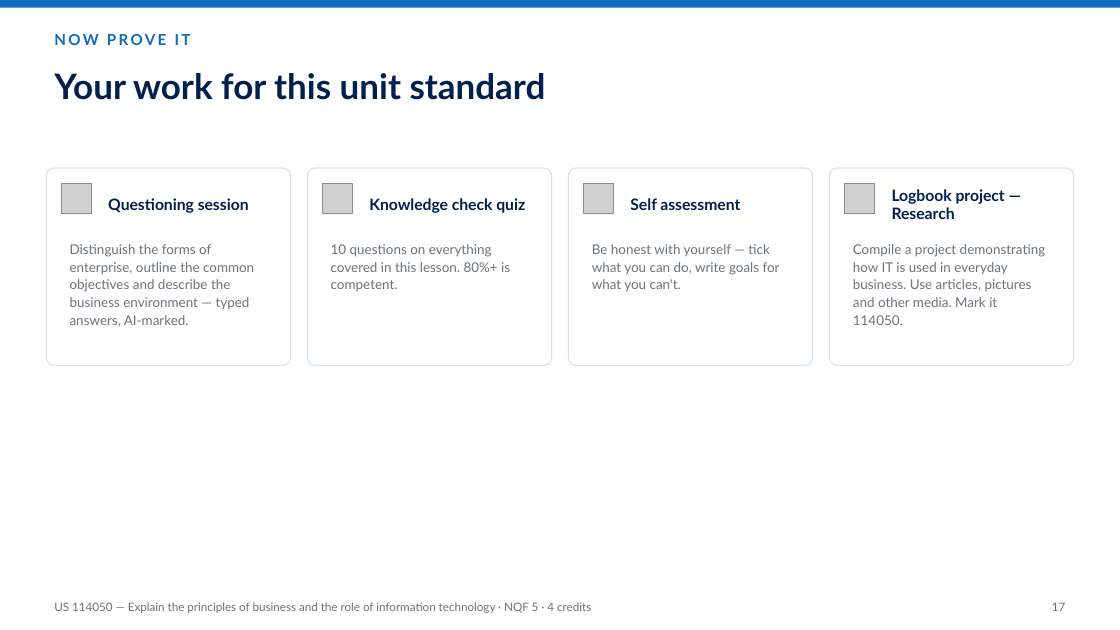
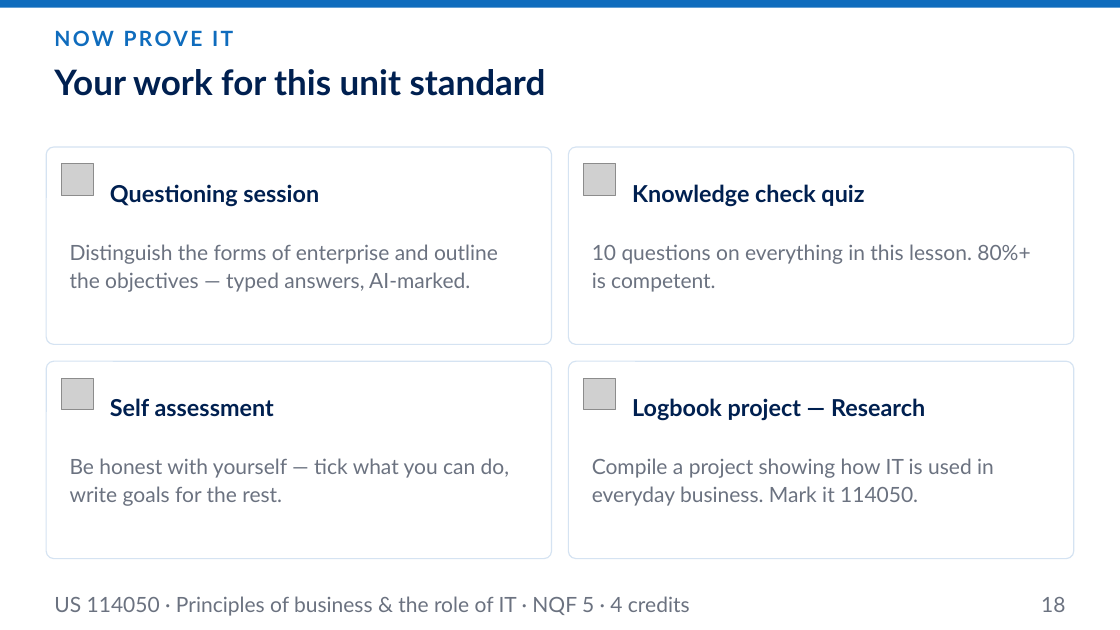
Before and after one commit to andrekyle/ITsystemsupport, a slide deck: slide 18 of public/downloads/US-114050-Principles-of-Business.pptx (slide 17 before the commit). Drawn at 1120x630 pixels with LibreOffice and Linux fonts; fonts in the diff are those of the drawing; grey boxes stand for pictures. Boxes give left, top, right and bottom in pixels: in the first picture for what was removed or moved away, otherwise in the second. Text is boxed around its words. In the diff, an @@ line names an element or a change of style, - is before the commit and + after.

```diff
--- a/public/downloads/US-114050-Principles-of-Business.pptx
+++ b/public/downloads/US-114050-Principles-of-Business.pptx
@@ text "NOW PROVE IT" at (x1=46, y1=22, x2=1074, y2=54): size 13 to 18 pt @@
@@ text "Your work for this unit ..." moved from (x1=54, y1=73, x2=546, y2=100) to (x1=54, y1=69, x2=546, y2=96) @@
@@ rounded rectangle resized from (x1=46, y1=168, x2=291, y2=365) to (x1=46, y1=147, x2=551, y2=344) @@
@@ rounded rectangle resized from (x1=308, y1=168, x2=552, y2=365) to (x1=568, y1=147, x2=1073, y2=344) @@
@@ picture moved from (x1=61, y1=183, x2=92, y2=213) to (x1=61, y1=164, x2=93, y2=196) @@
@@ text "Questioning session" moved from (x1=108, y1=198, x2=249, y2=213) to (x1=110, y1=184, x2=319, y2=207) @@
@@ picture moved from (x1=323, y1=183, x2=353, y2=213) to (x1=584, y1=164, x2=616, y2=196) @@
@@ text "Knowledge check quiz" moved from (x1=369, y1=198, x2=525, y2=213) to (x1=632, y1=184, x2=864, y2=207) @@
@@ text at (x1=70, y1=244, x2=498, y2=292): text changed; size 11.5 to 18 pt @@
-Distinguish the forms of enterprise, outline the common objectives and describe the business environment — typed answers, AI-marked.
+Distinguish the forms of enterprise and outline the objectives — typed answers, AI-marked.
@@ text at (x1=592, y1=244, x2=1030, y2=292): text changed; size 11.5 to 18 pt @@
-10 questions on everything covered in this lesson. 80%+ is competent.
+10 questions on everything in this lesson. 80%+ is competent.
@@ rounded rectangle resized from (x1=568, y1=168, x2=812, y2=365) to (x1=46, y1=361, x2=551, y2=559) @@
@@ picture moved from (x1=584, y1=183, x2=614, y2=213) to (x1=61, y1=378, x2=93, y2=410) @@
@@ text "Self assessment" moved from (x1=630, y1=198, x2=740, y2=210) to (x1=110, y1=398, x2=274, y2=417) @@
@@ rounded rectangle resized from (x1=829, y1=168, x2=1074, y2=365) to (x1=568, y1=361, x2=1073, y2=559) @@
@@ picture moved from (x1=844, y1=183, x2=875, y2=213) to (x1=584, y1=378, x2=616, y2=410) @@
@@ size 13.5 to 20 pt in 4 elements at (x1=110, y1=184, x2=319, y2=207), (x1=632, y1=184, x2=864, y2=207), (x1=110, y1=398, x2=274, y2=417), (x1=632, y1=398, x2=925, y2=421) @@
@@ text "Logbook project — Research" moved from (x1=892, y1=189, x2=1005, y2=219) to (x1=632, y1=398, x2=925, y2=421) @@
@@ text at (x1=70, y1=458, x2=509, y2=506): text changed; size 11.5 to 18 pt @@
-Be honest with yourself — tick what you can do, write goals for what you can't.
+Be honest with yourself — tick what you can do, write goals for the rest.
@@ text at (x1=592, y1=458, x2=994, y2=506): text changed; size 11.5 to 18 pt @@
-Compile a project demonstrating how IT is used in everyday business. Use articles, pictures and other media. Mark it 114050.
+Compile a project showing how IT is used in everyday business. Mark it 114050.
@@ text at (x1=54, y1=596, x2=690, y2=616): text changed; size 10 to 18 pt @@
-US 114050 — Explain the principles of business and the role of information technology · NQF 5 · 4 credits
+US 114050 · Principles of business & the role of IT · NQF 5 · 4 credits
@@ text at (x1=1041, y1=597, x2=1065, y2=612): text changed; size 10 to 18 pt @@
-17
+18
```
Also in this commit, not shown: 17 other slides changed, 1 slide added, 1 other file.
